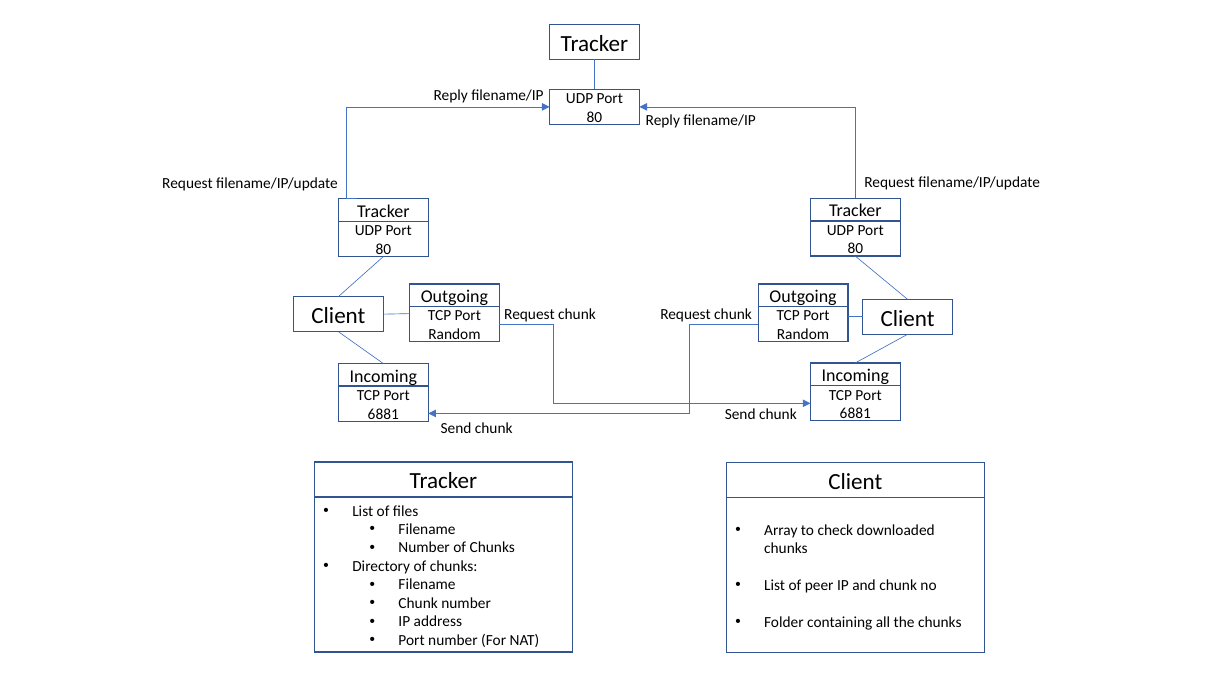
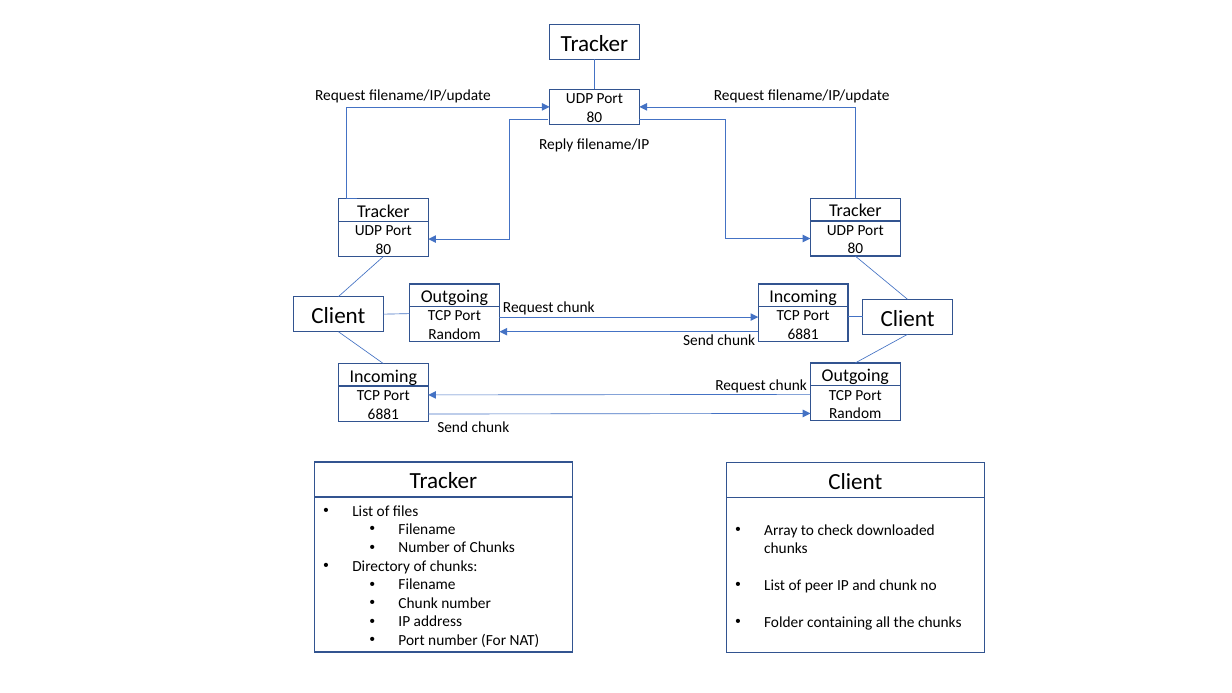
Before and after one commit to cs3103-1819s1-g4/cs3103_p2p, a slide deck: slide 3 of image/CS3103.pptx. Drawn at 1232x693 pixels with LibreOffice and Linux fonts; fonts in the diff are those of the drawing. Boxes give left, top, right and bottom in pixels: in the first picture for what was removed or moved away, otherwise in the second. Text is boxed around its words. In the diff, an @@ line names an element or a change of style, - is before the commit and + after.

```diff
--- a/image/CS3103.pptx
+++ b/image/CS3103.pptx
@@ text "Request filename/IP/update": place and size @@
-text "Request filename/IP/update" at (162, 177, 338, 191)
+text "Request filename/IP/update" at (315, 89, 491, 103)
@@ text "Request filename/IP/update": place and size @@
-text "Request filename/IP/update" at (864, 176, 1040, 190)
+text "Request filename/IP/update" at (714, 89, 890, 103)
@@ elbow arrow added from (548, 119) to (428, 239), #4472C4 0.5 pt @@
@@ elbow arrow added from (640, 119) to (811, 238), #4472C4 0.5 pt @@
@@ text removed at (646, 114, 755, 128) @@
-Reply filename/IP
@@ text "Reply filename/IP": place and size @@
-text "Reply filename/IP" at (434, 89, 543, 105)
+text "Reply filename/IP" at (539, 138, 649, 152)
@@ text "Request chunk": place and size @@
-text "Request chunk" at (504, 308, 596, 322)
+text "Request chunk" at (503, 301, 595, 315)
@@ text in rectangle at (769, 289, 836, 307): text changed @@
-Outgoing
+Incoming
@@ elbow arrow removed from (759, 324) to (428, 413) @@
@@ elbow arrow removed from (500, 324) to (811, 404) @@
@@ arrow added from (500, 317) to (759, 317), #4472C4 0.5 pt @@
@@ text "Send chunk": place and size @@
-text "Send chunk" at (725, 408, 797, 419)
+text "Send chunk" at (683, 334, 755, 345)
@@ text in rectangle at (788, 328, 819, 342): text changed @@
-Random
+6881
@@ arrow added from (759, 332) to (500, 332), #4472C4 0.5 pt @@
@@ text "Request chunk": place and size @@
-text "Request chunk" at (660, 308, 752, 322)
+text "Request chunk" at (715, 379, 807, 395)
@@ text in rectangle at (822, 368, 889, 386): text changed @@
-Incoming
+Outgoing
@@ text "Send chunk": place and size @@
-text "Send chunk" at (441, 422, 513, 433)
+text "Send chunk" at (437, 421, 510, 432)
@@ arrow added from (428, 414) to (811, 413), #4472C4 0.5 pt @@
@@ arrow added from (811, 395) to (428, 395), #4472C4 0.5 pt @@
@@ text in rectangle at (829, 407, 881, 421): text changed @@
-6881
+Random
```
Also in this commit, not shown: 1 other file.
